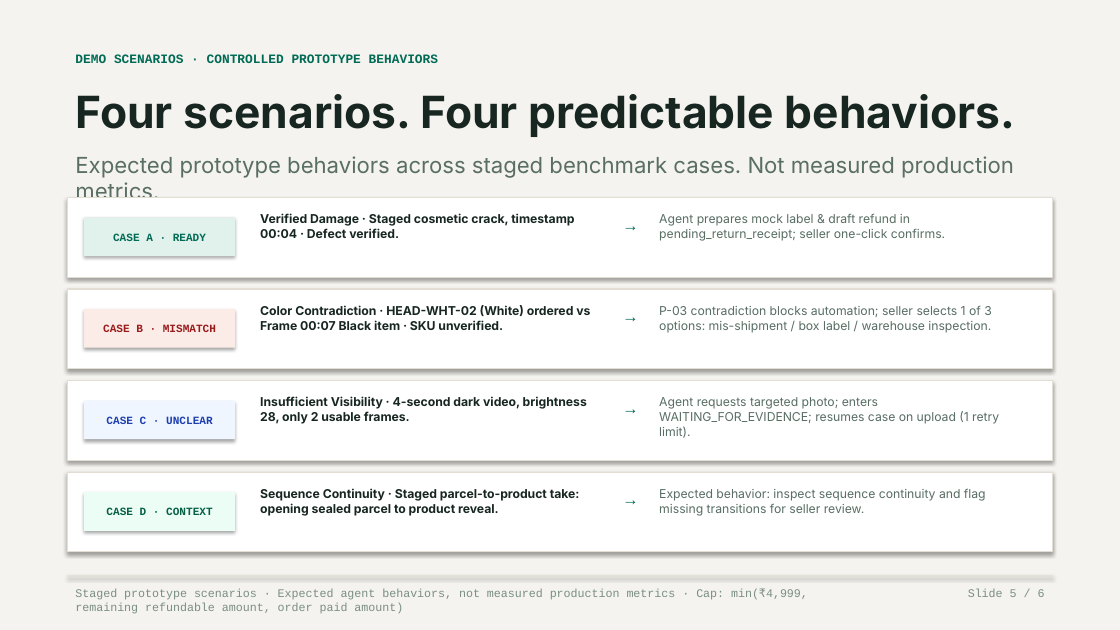
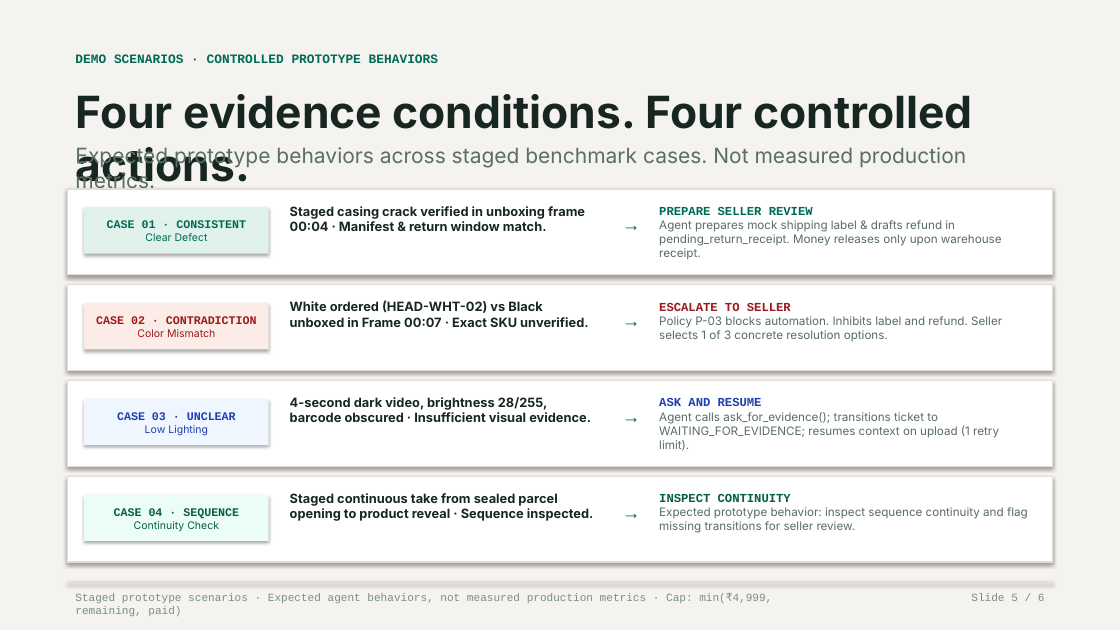
Before and after one commit to lenamkhanhh/hack4hack, a slide deck: slide 5 of ReturnLens_v4.pptx. Drawn at 1120x630 pixels with LibreOffice and Linux fonts; fonts in the diff are those of the drawing. Boxes give left, top, right and bottom in pixels: in the first picture for what was removed or moved away, otherwise in the second. Text is boxed around its words. In the diff, an @@ line names an element or a change of style, - is before the commit and + after.

```diff
--- a/ReturnLens_v4.pptx
+++ b/ReturnLens_v4.pptx
@@ text at (x1=75, y1=94, x2=973, y2=188): text changed @@
-Four scenarios. Four predictable behaviors.
+Four evidence conditions. Four controlled actions.
@@ text "Expected prototype behaviors across staged ..." moved from (x1=75, y1=156, x2=1014, y2=197) to (x1=75, y1=147, x2=966, y2=168) @@
@@ text "Expected prototype behaviors across staged ..." at (x1=75, y1=147, x2=966, y2=168): size 19 to 18 pt @@
@@ rectangle resized from (x1=67, y1=197, x2=1053, y2=277) to (x1=67, y1=189, x2=1053, y2=275) @@
@@ rectangle "CASE 01 · CONSISTENT" resized from (x1=84, y1=218, x2=235, y2=256) to (x1=84, y1=208, x2=269, y2=254) @@
@@ text at (x1=290, y1=206, x2=585, y2=231): text changed; size 10.5 to 11 pt @@
-Verified Damage · Staged cosmetic crack, timestamp 00:04 · Defect verified.
+Staged casing crack verified in unboxing frame 00:04 · Manifest & return window match.
@@ text at (x1=659, y1=207, x2=1002, y2=260): text changed; size 10.5 to 10 pt @@
-Agent prepares mock label & draft refund in pending_return_receipt; seller one-click confirms.
+PREPARE SELLER REVIEW
+Agent prepares mock shipping label & drafts refund in pending_return_receipt. Money releases only upon warehouse receipt.
@@ text in rectangle at (x1=107, y1=220, x2=246, y2=241): text changed; size 9.5 to 10 pt @@
-CASE A · READY
+CASE 01 · CONSISTENT
+Clear Defect
@@ rectangle resized from (x1=67, y1=289, x2=1053, y2=369) to (x1=67, y1=285, x2=1053, y2=371) @@
@@ rectangle "CASE 02 · CONTRADICTION" resized from (x1=84, y1=309, x2=235, y2=348) to (x1=84, y1=303, x2=269, y2=350) @@
@@ text in rectangle at (x1=96, y1=316, x2=257, y2=337): text changed; size 9.5 to 10 pt @@
-CASE B · MISMATCH
+CASE 02 · CONTRADICTION
+Color Mismatch
@@ text at (x1=290, y1=300, x2=588, y2=327): text changed; size 10.5 to 11 pt @@
-Color Contradiction · HEAD-WHT-02 (White) ordered vs Frame 00:07 Black item · SKU unverified.
+White ordered (HEAD-WHT-02) vs Black unboxed in Frame 00:07 · Exact SKU unverified.
@@ text at (x1=659, y1=303, x2=1002, y2=342): text changed; size 10.5 to 10 pt @@
-P-03 contradiction blocks automation; seller selects 1 of 3 options: mis-shipment / box label / warehouse inspection.
+ESCALATE TO SELLER
+Policy P-03 blocks automation. Inhibits label and refund. Seller selects 1 of 3 concrete resolution options.
@@ rectangle resized from (x1=67, y1=381, x2=1053, y2=460) to (x1=67, y1=381, x2=1053, y2=466) @@
@@ rectangle "CASE 03 · UNCLEAR" resized from (x1=84, y1=401, x2=235, y2=439) to (x1=84, y1=399, x2=269, y2=445) @@
@@ text in rectangle at (x1=117, y1=412, x2=236, y2=436): text changed; size 9.5 to 10 pt @@
-CASE C · UNCLEAR
+CASE 03 · UNCLEAR
+Low Lighting
@@ text at (x1=290, y1=397, x2=591, y2=422): text changed; size 10.5 to 11 pt @@
-Insufficient Visibility · 4-second dark video, brightness 28, only 2 usable frames.
+4-second dark video, brightness 28/255, barcode obscured · Insufficient visual evidence.
@@ text "→" moved from (x1=618, y1=394, x2=643, y2=436) to (x1=618, y1=401, x2=643, y2=443) @@
@@ text at (x1=659, y1=398, x2=999, y2=451): text changed; size 10.5 to 10 pt @@
-Agent requests targeted photo; enters WAITING_FOR_EVIDENCE; resumes case on upload (1 retry limit).
+ASK AND RESUME
+Agent calls ask_for_evidence(); transitions ticket to WAITING_FOR_EVIDENCE; resumes context on upload (1 retry limit).
@@ rectangle resized from (x1=67, y1=472, x2=1053, y2=552) to (x1=67, y1=476, x2=1053, y2=562) @@
@@ rectangle "CASE 04 · SEQUENCE" resized from (x1=84, y1=492, x2=235, y2=531) to (x1=84, y1=495, x2=269, y2=541) @@
@@ text in rectangle at (x1=114, y1=508, x2=239, y2=531): text changed; size 9.5 to 10 pt @@
-CASE D · CONTEXT
+CASE 04 · SEQUENCE
+Continuity Check
@@ text at (x1=290, y1=493, x2=594, y2=521): text changed; size 10.5 to 11 pt @@
-Sequence Continuity · Staged parcel-to-product take: opening sealed parcel to product reveal.
+Staged continuous take from sealed parcel opening to product reveal · Sequence inspected.
@@ size 14 to 16 pt, bold on in 4 elements at (x1=618, y1=209, x2=643, y2=251), (x1=618, y1=305, x2=643, y2=347), (x1=618, y1=401, x2=643, y2=443), (x1=618, y1=497, x2=643, y2=539) @@
@@ text "→" moved from (x1=618, y1=486, x2=643, y2=528) to (x1=618, y1=497, x2=643, y2=539) @@
@@ text at (x1=659, y1=494, x2=1028, y2=533): text changed; size 10.5 to 10 pt @@
-Expected behavior: inspect sequence continuity and flag missing transitions for seller review.
+INSPECT CONTINUITY
+Expected prototype behavior: inspect sequence continuity and flag missing transitions for seller review.
@@ rectangle moved from (x1=67, y1=576, x2=1053, y2=576) to (x1=67, y1=581, x2=1053, y2=582) @@
@@ text at (x1=75, y1=593, x2=773, y2=616): text changed; size 10 to 9.5 pt @@
-Staged prototype scenarios · Expected agent behaviors, not measured production metrics · Cap: min(₹4,999, remaining refundable amount, order paid amount)
+Staged prototype scenarios · Expected agent behaviors, not measured production metrics · Cap: min(₹4,999, remaining, paid)
@@ text "Slide 5 / 6" at (x1=971, y1=593, x2=1045, y2=601): size 10 to 9.5 pt @@
```
Also in this commit, not shown: 5 other slides changed, 26 other files.
